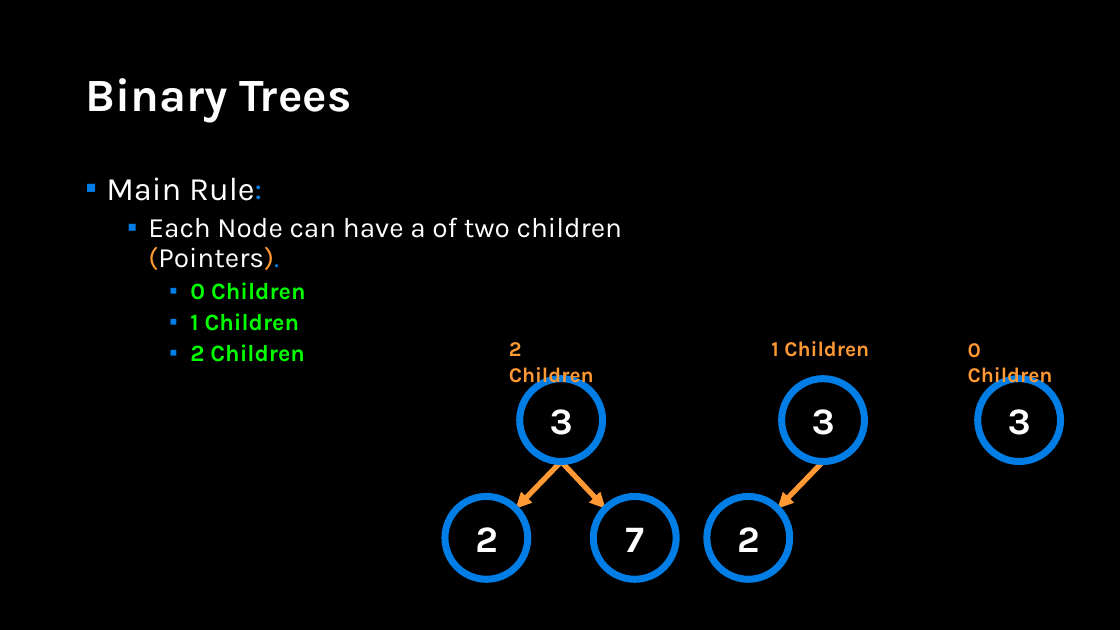
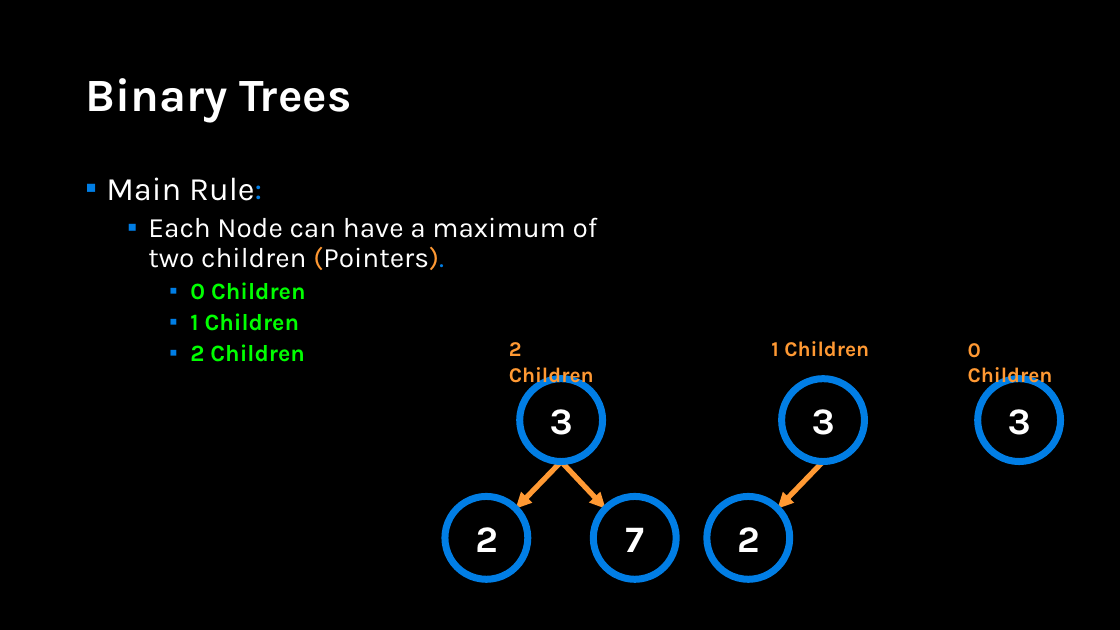
Before and after one commit to APS106/APS106-winter-2022-material, a slide deck: slide 78 of lectures/week12/lecture1/slides/week12_lecture1.pptx (slide 77 before the commit). Drawn at 1120x630 pixels with LibreOffice and Linux fonts; fonts in the diff are those of the drawing; background and template pictures are left out. Boxes give left, top, right and bottom in pixels: in the first picture for what was removed or moved away, otherwise in the second. Text is boxed around its words. In the diff, an @@ line names an element or a change of style, - is before the commit and + after.

```diff
--- a/lectures/week12/lecture1/slides/week12_lecture1.pptx
+++ b/lectures/week12/lecture1/slides/week12_lecture1.pptx
@@ text at (148, 217, 598, 270): text changed @@
-  ▪ Each Node can have a of two children (Pointers).
+  ▪ Each Node can have a maximum of two children (Pointers).
```
Also in this commit, not shown: 2 other slides changed, 3 slides added, 4 other files.
